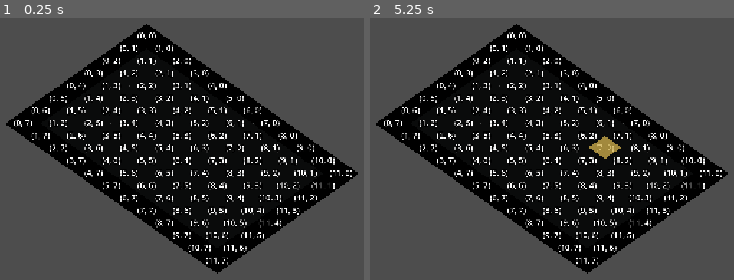
Above: before the commit, frames 1-2 (left to right).
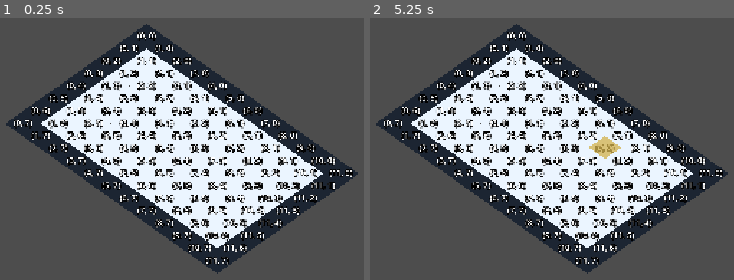
Above: after the commit, the same moments.

Repository: Ri0n72Y/automata
Game: Godot game, scene res://scenes/scene_01/scene_01_basic_packing.tscn
Two runs of this game, one before a commit and one after it. Both use one fixed random seed, a clock stepped at 60 frames per second and the inputs below.
Inputs (mouse positions are in pixels of both pictures, inside the frame that each line leads up to):
- Up to frame 1 (0.25 s): no input
- Up to frame 2 (5.25 s): tap Enter at 0.5, 0.6, 1.35, 2, 2.1, 2.85, 3.5, 3.6, 4.35, 5.1 s; move the mouse to (726, 125) at 0.52 s; click (726, 125) at 0.67 s; tap Space at 1.25, 2.75, 4.25 s; move the mouse to (391, 169) at 1.27 s; click (391, 169) at 1.42 s; move the mouse to (632, 49) at 2.02 s; click (632, 49) at 2.17 s; move the mouse to (511, 238) at 2.77 s; click (511, 238) at 2.92 s; move the mouse to (outside the picture) at 3.52 s; click (outside the picture) at 3.67 s; move the mouse to (outside the picture) at 4.27 s; click (outside the picture) at 4.42 s; move the mouse to (592, 149) at 5.02 s; click (592, 149) at 5.17 s

The runs differ from the first frame. In frame 1, 35% of the frame differs, in the area x 1-99%, y 2-98%; in frame 2, 35%.

Commit message:
[codex]fix(scene-01): keep tile colors visible without lights

Diff:
--- a/scripts/grid/grid_tile_view.gd
+++ b/scripts/grid/grid_tile_view.gd
@@ -107,12 +107,11 @@
 
 func _create_tile_material(color: Color, use_emission: bool = false) -> StandardMaterial3D:
 	var material := StandardMaterial3D.new()
+	material.shading_mode = BaseMaterial3D.SHADING_MODE_UNSHADED
 	material.albedo_color = color
-	material.metallic = 0.05
-	material.roughness = 0.72
 	if use_emission:
 		material.emission_enabled = true
-		material.emission = color * 0.18
+		material.emission = color
 		material.emission_energy_multiplier = 0.35
 	return material
 
